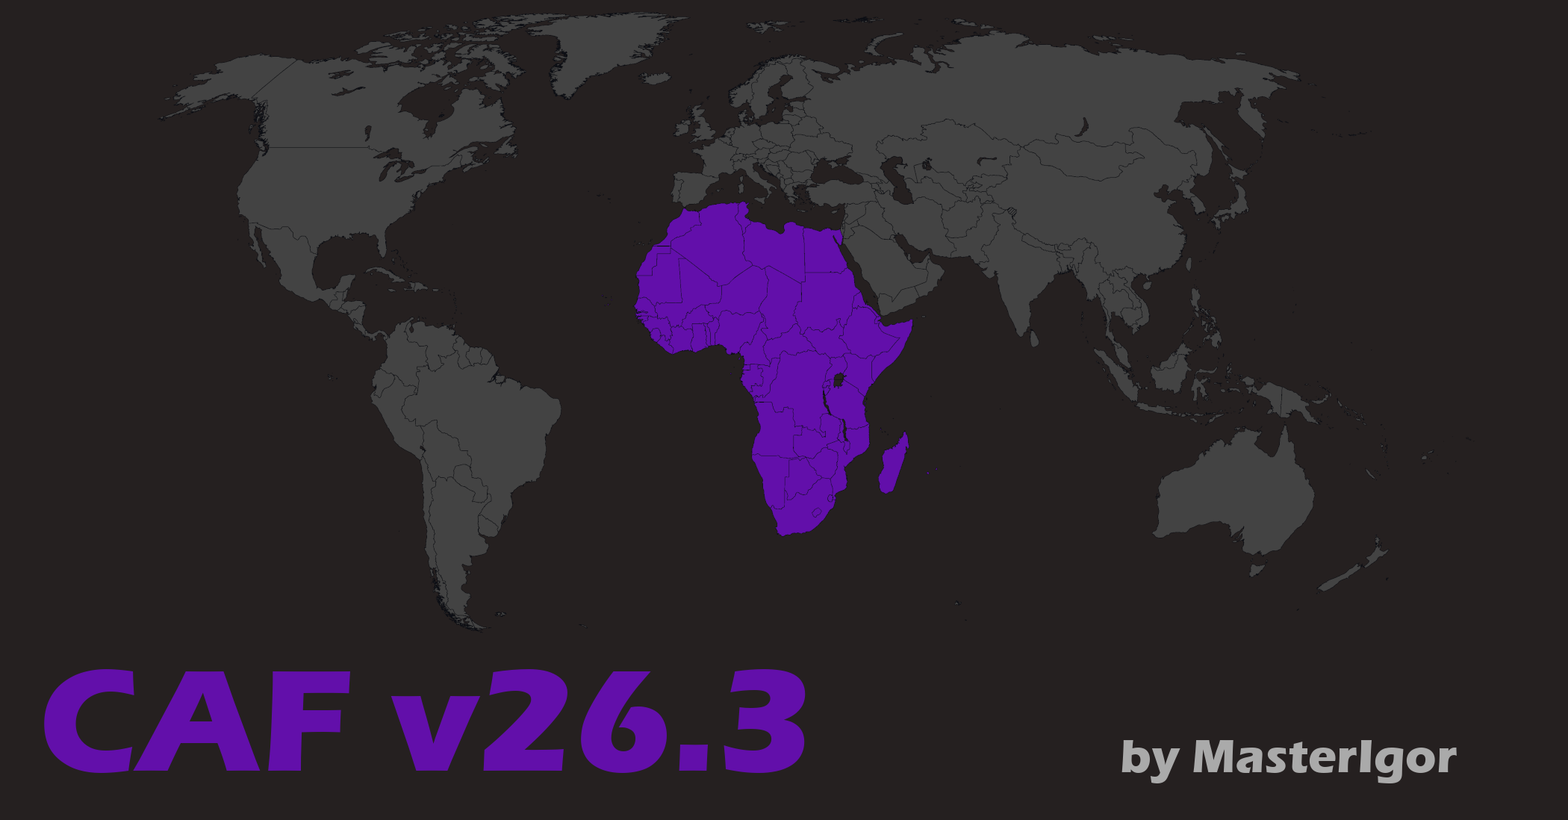
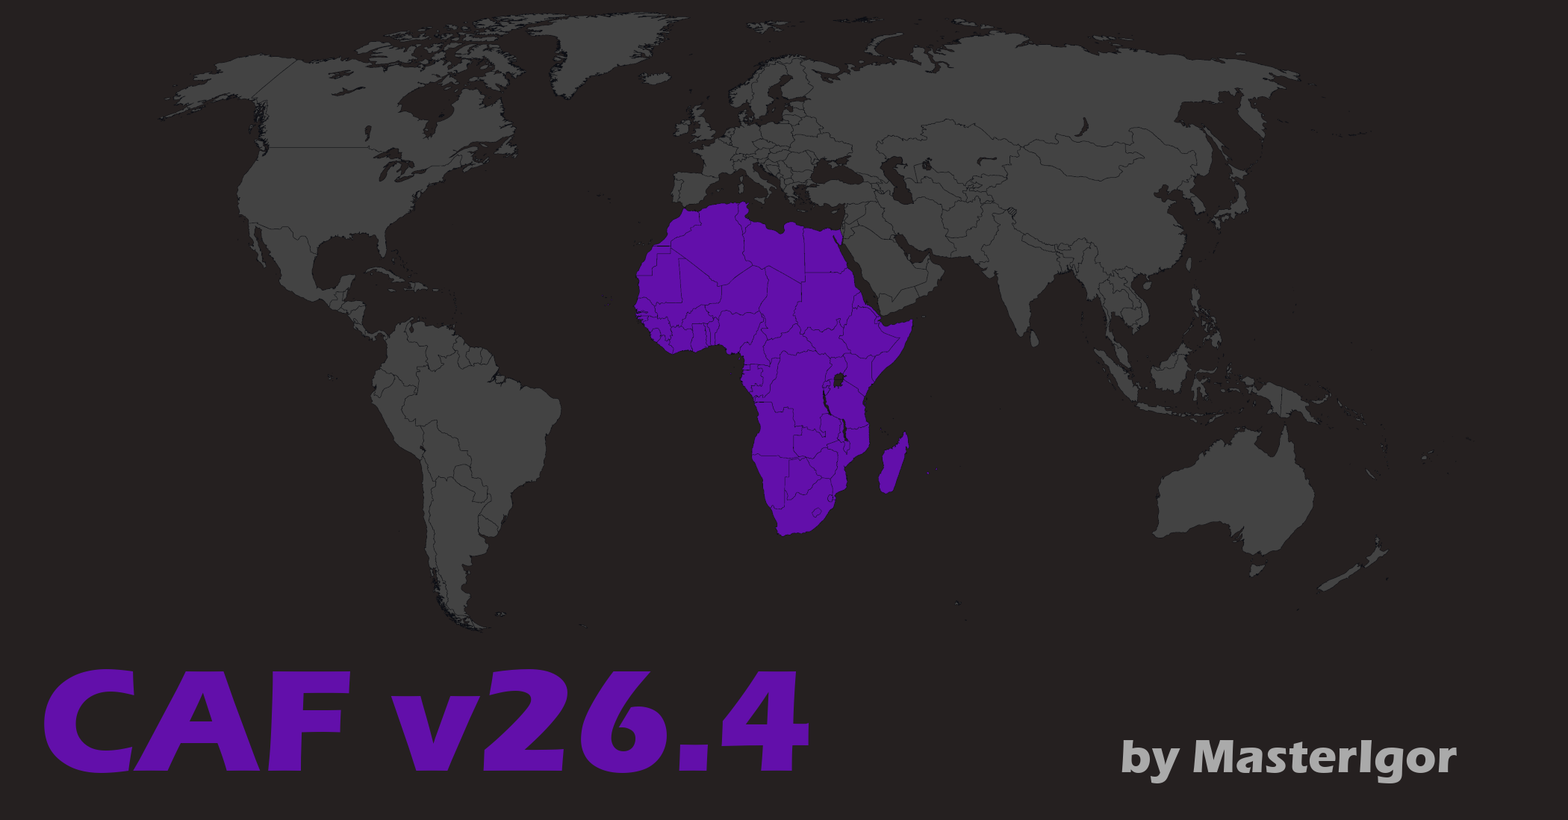
Revision of a layered 1568px x 820px image; what changed, layer by layer:
renamed "CAF v26.3" to "CAF v26.4", painted on it over [721, 669, 809, 773]